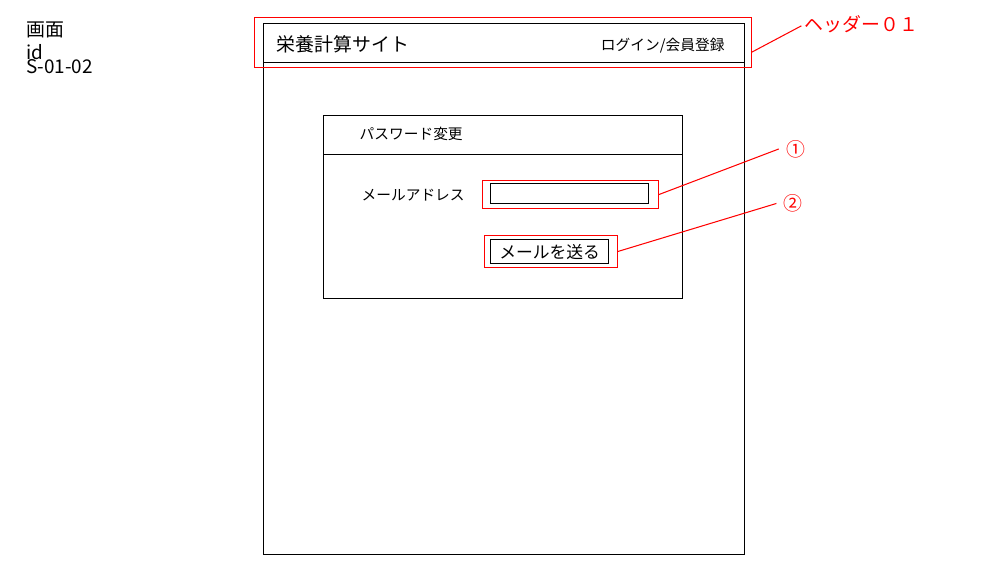
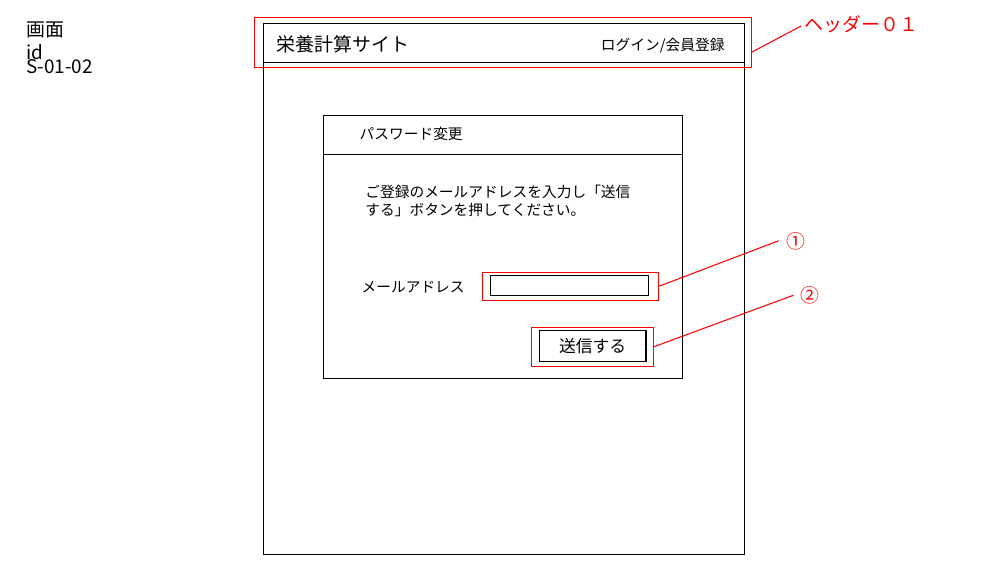
Before and after one commit to taku300/WebSystemSelf, a slide deck: slide 5 of Documents/Design_Documents/参考部品.pptx. Drawn at 1008x567 pixels with LibreOffice and Linux fonts; fonts in the diff are those of the drawing. Boxes give left, top, right and bottom in pixels: in the first picture for what was removed or moved away, otherwise in the second. Text is boxed around its words. In the diff, an @@ line names an element or a change of style, - is before the commit and + after.

```diff
--- a/Documents/Design_Documents/参考部品.pptx
+++ b/Documents/Design_Documents/参考部品.pptx
@@ rectangle resized from (x1=324, y1=116, x2=683, y2=299) to (x1=324, y1=116, x2=683, y2=379) @@
@@ text added at (x1=365, y1=184, x2=630, y2=217), 14 pt, text #000000 @@
+ご登録のメールアドレスを入力し「送信する」ボタンを押してください。
@@ 2 texts, 2 rectangles, 1 line moved together from (x1=362, y1=140, x2=805, y2=209) to (x1=362, y1=232, x2=805, y2=301) @@
@@ line moved from (618, 252) - (777, 203) to (653, 347) - (794, 295) @@
@@ text "②" moved from (x1=784, y1=194, x2=803, y2=212) to (x1=801, y1=286, x2=820, y2=304) @@
@@ rectangle resized from (x1=485, y1=236, x2=618, y2=268) to (x1=532, y1=327, x2=653, y2=366) @@
@@ rectangle "送信する" resized from (x1=491, y1=240, x2=609, y2=263) to (x1=539, y1=330, x2=646, y2=362) @@
@@ text in rectangle at (x1=559, y1=338, x2=626, y2=354): text changed @@
-メールを送る
+送信する
```
Also in this commit, not shown: 15 other slides changed, 3 slides added, 34 other files.
